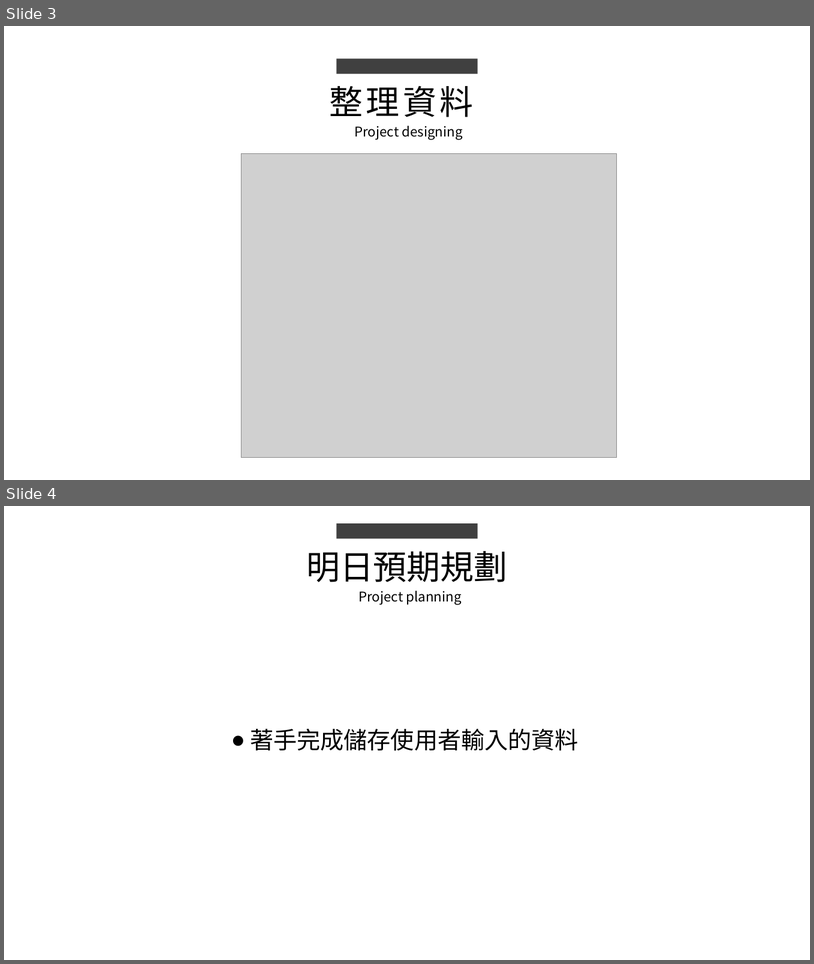
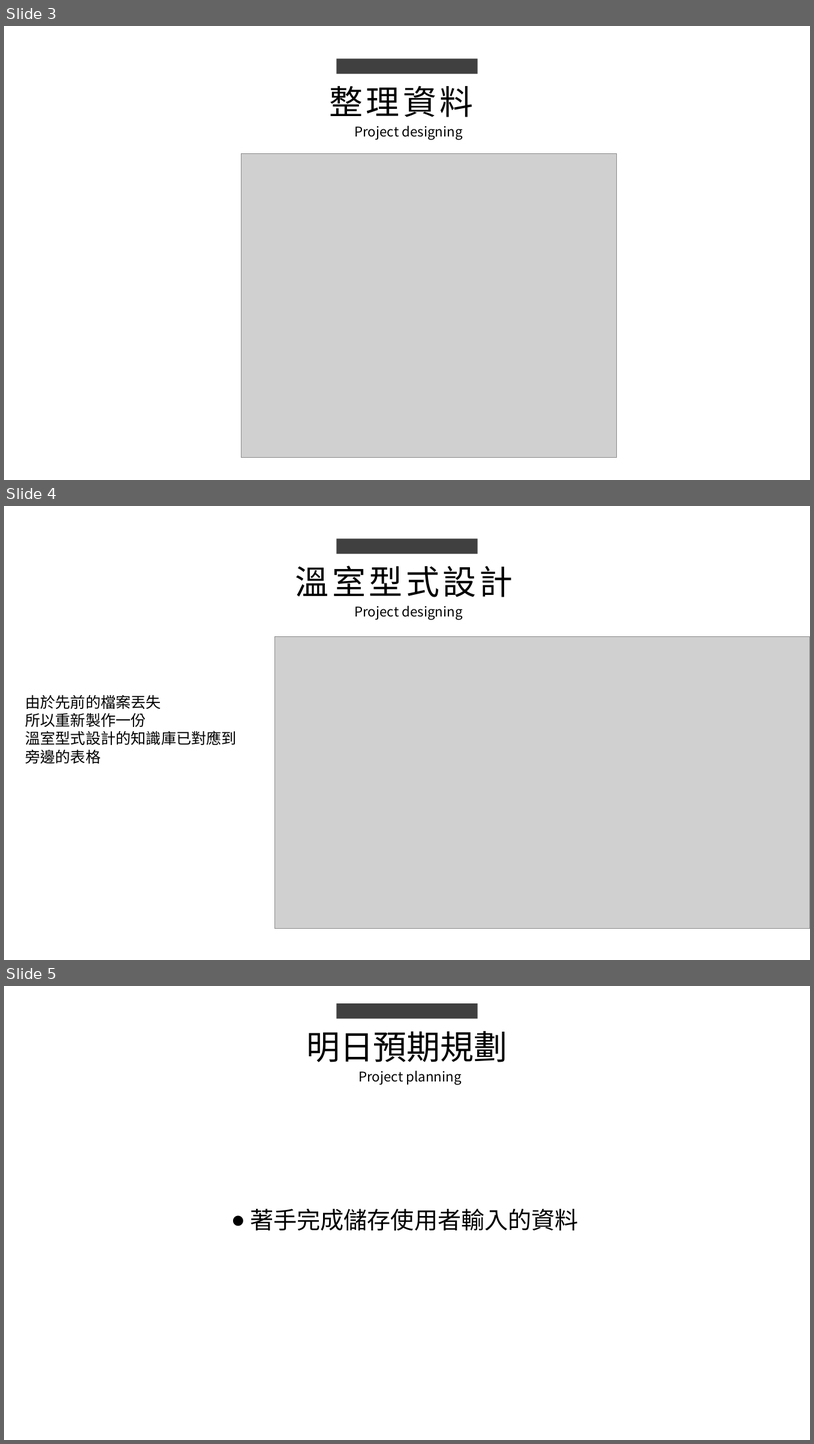
Before and after one commit to king637324/KnowledgeGreenhouseSystem, a slide deck: 工作日報_葉柏漢/2021.08/2021.08.09(加班)~2021.08.10工作日報_葉柏漢.pptx. Shown one above the other, each under a label of ours: slides 3 and 4 before the commit, slides 3, 4 and 5 after it. The pictures are 814x964 and 814x1444 pixels, drawn with LibreOffice and Linux fonts; fonts in the diff are those of the drawing; grey boxes stand for pictures. Boxes give left, top, right and bottom in pixels: in the first picture for what was removed or moved away, otherwise in the second. Text is boxed around its words. In the diff, an @@ line names an element or a change of style, - is before the commit and + after.

```diff
--- a/工作日報_葉柏漢/2021.08/2021.08.09(加班)~2021.08.10工作日報_葉柏漢.pptx
+++ b/工作日報_葉柏漢/2021.08/2021.08.09(加班)~2021.08.10工作日報_葉柏漢.pptx
@@ slide 4 added at <box>4,506,810,960</box>, background #FFFFFF @@
@@ rectangle added at <box>337,538,477,554</box>, fill #404040 @@
@@ text added at <box>296,565,513,597</box>, 40 pt, text #000000 @@
+溫室型式設計
@@ text added at <box>354,606,462,619</box>, 16 pt, text #000000 @@
+Project designing
@@ picture added at <box>275,637,810,928</box> @@
@@ text added at <box>25,694,237,763</box>, 18 pt, text #000000 @@
+由於先前的檔案丟失
+所以重新製作一份
+溫室型式設計的知識庫已對應到
+旁邊的表格
@@ what was slide 4 is now slide 5 @@
```
Also in this commit, not shown: 1 slide changed, 3 other files.
